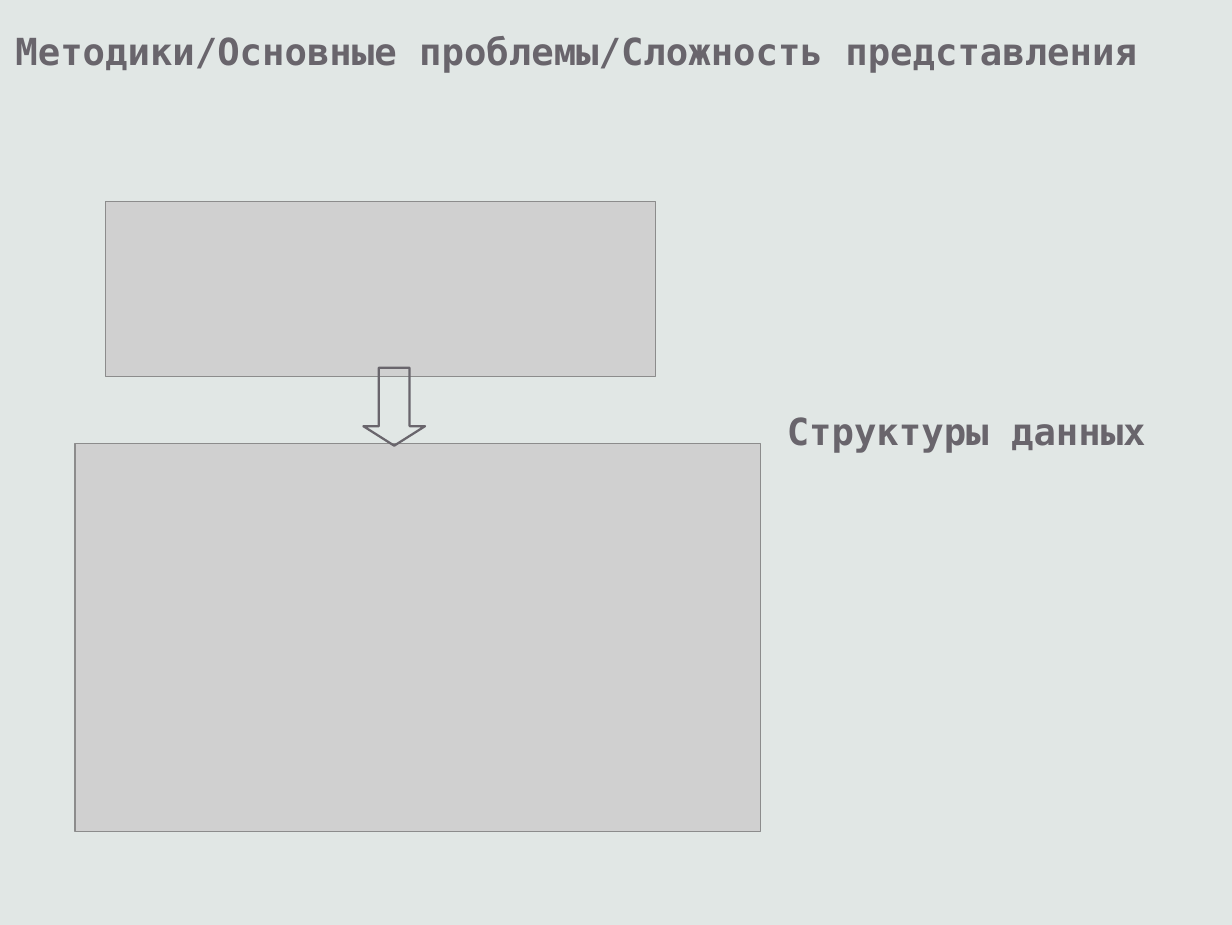
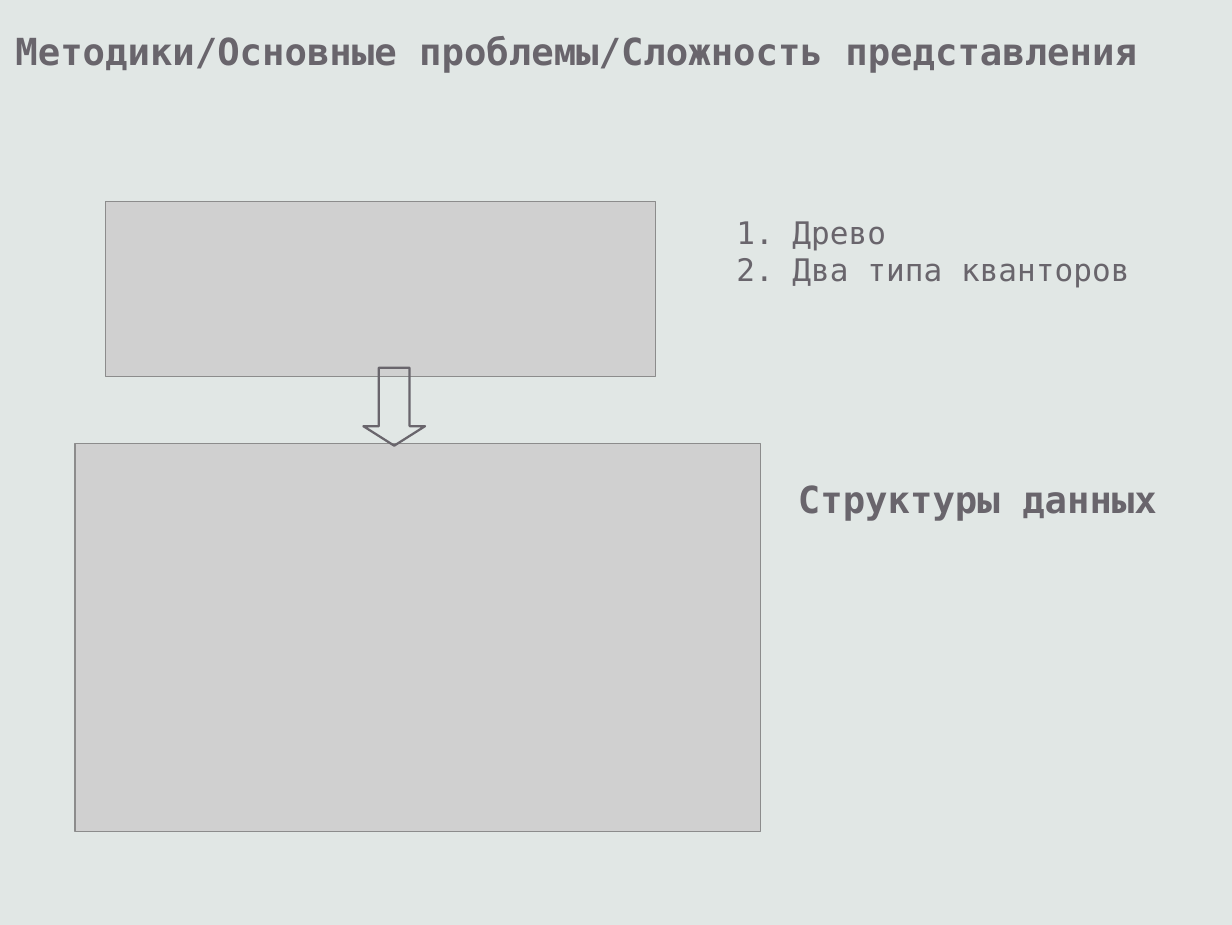
Before and after one commit to eugeneai/prisnif, a slide deck: slide 17 of brick/pres/pacman.odp (slide 16 before the commit). Drawn at 1232x925 pixels with LibreOffice and Linux fonts; fonts in the diff are those of the drawing; grey boxes stand for pictures. Boxes give left, top, right and bottom in pixels: in the first picture for what was removed or moved away, otherwise in the second. Text is boxed around its words. In the diff, an @@ line names an element or a change of style, - is before the commit and + after.

```diff
--- a/brick/pres/pacman.odp
+++ b/brick/pres/pacman.odp
@@ text added at <box>736,221,1130,288</box>, 20 pt, text #69656C @@
+1. Древо
+2. Два типа кванторов
@@ text "Структуры данных": place and size @@
-text "Структуры данных" at <box>787,417,1146,453</box>
+text "Структуры данных" at <box>798,485,1157,521</box>
```
Also in this commit, not shown: 4 other slides changed, 2 slides added, 1 slide removed, 1 other file.
